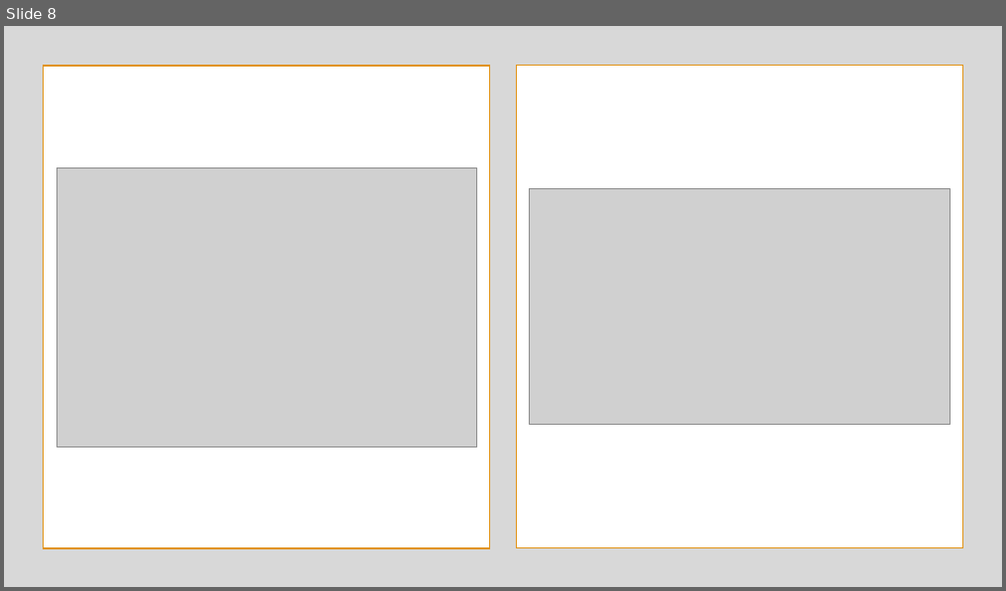
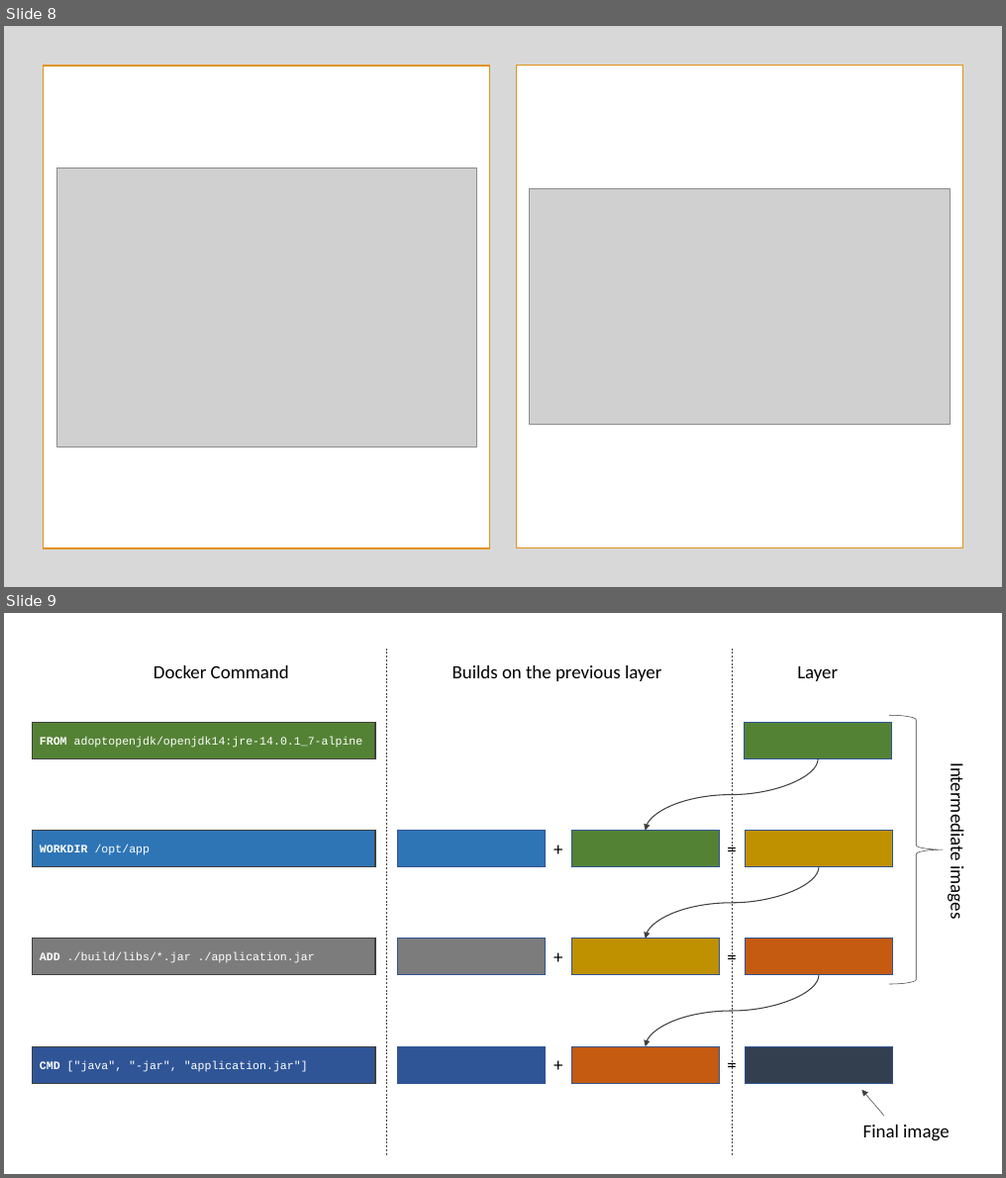
Before and after one commit to albertattard/spring-boot-camp, a slide deck: assets/images/Images.pptx. Shown one above the other, each under a label of ours: slide 8 before the commit, slides 8 and 9 after it. The pictures are 1006x591 and 1006x1178 pixels, drawn with LibreOffice and Linux fonts; fonts in the diff are those of the drawing; grey boxes stand for pictures. Boxes give left, top, right and bottom in pixels: in the first picture for what was removed or moved away, otherwise in the second. Text is boxed around its words. In the diff, an @@ line names an element or a change of style, - is before the commit and + after.

```diff
--- a/assets/images/Images.pptx
+++ b/assets/images/Images.pptx
@@ slide 9 added at [4, 613, 1002, 1174], background #FFFFFF @@
@@ text added at [153, 665, 289, 678], 18 pt, text #000000 @@
+Docker Command
@@ line added from (386, 649) to (386, 1156), #404040 0.5 pt dashed @@
@@ text added at [452, 665, 661, 681], 18 pt, text #000000 @@
+Builds on the previous layer
@@ line added from (732, 649) to (732, 1156), #404040 0.5 pt dashed @@
@@ text added at [797, 666, 838, 681], 18 pt, text #000000 @@
+Layer
@@ rectangle added at [33, 722, 375, 759], fill #548235, outline #404040 1 pt, 11 pt, text #FFFFFF @@
+FROM adoptopenjdk/openjdk14:jre-14.0.1_7-alpine
@@ rectangle added at [745, 722, 892, 759], fill #548235, outline #325491 1 pt @@
@@ left brace added at [890, 716, 944, 984], outline #404040 0.5 pt @@
@@ curved arrow added from (819, 759) to (646, 831), #404040 1 pt @@
@@ text added at [945, 772, 968, 918], 18 pt, text #000000 @@
+Intermediate images
@@ rectangle added at [33, 831, 375, 867], fill #2E75B6, outline #404040 1 pt, 11 pt, text #FFFFFF @@
+WORKDIR /opt/app
@@ rectangle added at [398, 831, 546, 867], fill #2E75B6, outline #325491 1 pt @@
@@ text added at [546, 834, 570, 863], 18 pt, text #000000 @@
++
@@ rectangle added at [571, 831, 719, 867], fill #548235, outline #325491 1 pt @@
@@ text added at [720, 834, 745, 863], 18 pt, text #000000 @@
+=
@@ rectangle added at [746, 831, 893, 867], fill #BF9000, outline #325491 1 pt @@
@@ curved arrow added from (819, 866) to (646, 939), #404040 1 pt @@
@@ rectangle added at [33, 939, 375, 975], fill #7C7C7C, outline #404040 1 pt, 11 pt, text #FFFFFF @@
+ADD ./build/libs/*.jar ./application.jar
@@ rectangle added at [398, 939, 546, 975], fill #7C7C7C, outline #325491 1 pt @@
@@ rectangle added at [571, 939, 719, 975], fill #BF9000, outline #325491 1 pt @@
@@ rectangle added at [746, 939, 893, 975], fill #C55A11, outline #325491 1 pt @@
@@ text added at [546, 942, 570, 971], 18 pt, text #000000 @@
++
@@ text added at [720, 942, 745, 971], 18 pt, text #000000 @@
+=
@@ curved arrow added from (819, 975) to (646, 1048), #404040 1 pt @@
@@ rectangle added at [33, 1048, 375, 1084], fill #2F5597, outline #404040 1 pt, 11 pt, text #FFFFFF @@
+CMD ["java", "-jar", "application.jar"]
@@ rectangle added at [398, 1048, 546, 1084], fill #2F5597, outline #325491 1 pt @@
@@ text added at [546, 1051, 570, 1080], 18 pt, text #000000 @@
++
@@ rectangle added at [571, 1048, 719, 1084], fill #C55A11, outline #325491 1 pt @@
@@ text added at [720, 1051, 745, 1080], 18 pt, text #000000 @@
+=
@@ rectangle added at [746, 1048, 893, 1084], fill #333F50, outline #325491 1 pt @@
@@ arrow added from (884, 1116) to (862, 1090), #404040 0.5 pt @@
@@ text added at [863, 1125, 949, 1142], 18 pt, text #000000 @@
+Final image
```
Also in this commit, not shown: 2 other slides added, 5 other files.
